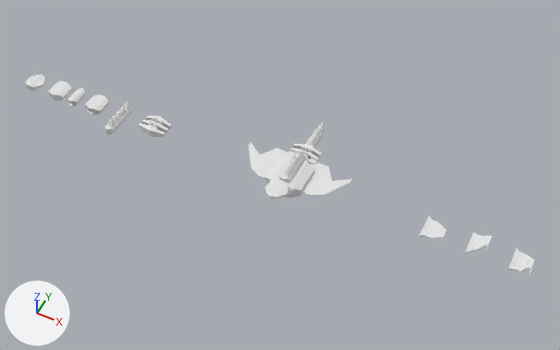
The Blender file Assets/ModelsBlendFiles/modularShip.blend, before and after one commit.
Both versions are drawn from a 50 mm camera at (21.5, -45.3, 56.3) aimed at (-1.5, 0.7, -1.3). The lights are fixed; the arrows at lower left show +X, +Y and +Z.

Before the edit, the objects in view are built like this:
```python
ob_cube_001 = bpy.data.objects.new('Cube.001', me_cube_001)
ob_cube_001.location = (-27.52, 0.0, 0.0)
ob_cube_002 = bpy.data.objects.new('Cube.002', me_cube_002)
ob_cube_002.location = (-30.8, 0.0, 0.0)
ob_cube_003 = bpy.data.objects.new('Cube.003', me_cube_003)
ob_cube_003.location = (-15.46, 0.0, 0.0)
ob_cube_004 = bpy.data.objects.new('Cube.004', me_cube_004)
ob_cube_004.location = (-19.41, 0.0, 0.0)
ob_cube_005 = bpy.data.objects.new('Cube.005', me_cube_005)
ob_cube_005.location = (-25.32, -0.01, 0.0)
ob_cube_006 = bpy.data.objects.new('Cube.006', me_cube_006)
ob_cube_006.location = (-22.73, -0.01, 0.0)
ob_cube_007 = bpy.data.objects.new('Cube.007', me_cube_007)
ob_cube_007.location = (18.93, 0.0, 0.0)
ob_cube_008 = bpy.data.objects.new('Cube.008', me_cube_008)
ob_cube_008.location = (14.66, 0.0, 0.0)
ob_cube_009 = bpy.data.objects.new('Cube.009', me_cube_009)
ob_cube_009.location = (22.88, 0.0, 0.0)
# also in view: 'Cube.012' at (0.1, -3.1, 1.2); 'Cube.010' at (0.0, 0.0, 0.0); 'Cube.013' at (3.2, 0.7, 0.0); 'Cube.016' at (0.0, 0.4, 1.1); 'Cube.014' at (-3.2, 0.7, 0.0)
```
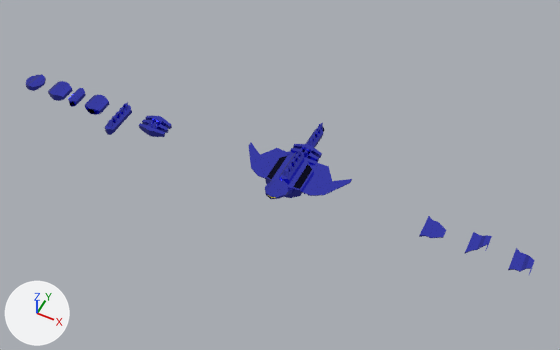
Commit message: Colorized ship model

Where the change shows, as pixel boxes [x1, y1, x2, y2] in the pictures (560 x 350 px):
'Cube.013', recoloured (white to blue): [302, 158, 352, 196] in both
'Cube.014', recoloured (white to blue): [248, 143, 295, 179] in both
'Cube.003', recoloured (white to blue): [139, 116, 172, 137] in both
'Cube.004', recoloured (white to blue): [105, 102, 132, 135] in both
'Cube.016', recoloured (white to blue): [279, 149, 304, 183] in both
'Cube.009', recoloured (white to blue): [508, 248, 535, 275] in both
'Cube.008', recoloured (white to blue): [419, 216, 446, 238] in both
'Cube.015', recoloured (white to blue): [288, 144, 322, 165] in both
'Cube.006', recoloured (white to blue): [85, 95, 109, 115] in both
'Cube.001', recoloured (white to blue): [48, 81, 73, 101] in both
'Cube.007', recoloured (white to blue): [465, 232, 492, 254] in both
'Cube.002', recoloured (white to blue): [26, 74, 46, 91] in both
'Cube.005', recoloured (white to blue): [68, 88, 86, 107] in both
part 1 of me_cube_010, added: after [291, 162, 314, 191]
part 2 of me_cube_010, added: after [266, 155, 289, 180]
part 3 of me_cube_010, recoloured (white to blue): [266, 155, 314, 198] in both
part 4 of me_cube_012, recoloured (white to blue): [265, 179, 288, 199] in both
part 5 of me_cube_017, recoloured (white to blue): [306, 122, 323, 148] in both

The change, as a diff of the scene's bpy script:
```diff
--- a/Assets/ModelsBlendFiles/modularShip.blend.py
+++ b/Assets/ModelsBlendFiles/modularShip.blend.py
@@ me_cube_001 @@
 me_cube_001.from_pydata(...)  # 12 vertices, 9 faces; spans x 0.0..1.0, y -1.15..1.15, z -0.41..0.41
-me_cube_001.materials.append(mat_material)  # white #e7e7e7
+me_cube_001.materials.append(mat_base)  # blue #5358e7
@@ me_cube_002 @@
 me_cube_002.from_pydata(...)  # 12 vertices, 9 faces; spans x 0.0..1.0, y -1.15..1.15, z -0.3..0.37
-me_cube_002.materials.append(mat_material)  # white #e7e7e7
+me_cube_002.materials.append(mat_base)  # blue #5358e7
@@ me_cube_003 @@
 me_cube_003.from_pydata(...)  # 52 vertices, 45 faces; spans x 0.0..1.49, y -1.15..1.15, z -0.41..0.81
-me_cube_003.materials.append(mat_material)  # white #e7e7e7
+me_cube_003.materials.append(mat_base)  # blue #5358e7
@@ me_cube_004 @@
 me_cube_004.from_pydata(...)  # 92 vertices, 74 faces; spans x 0.0..0.53, y -2.91..1.15, z -0.41..0.85
-me_cube_004.materials.append(mat_material)  # white #e7e7e7
+me_cube_004.materials.append(mat_base)  # blue #5358e7
@@ me_cube_005 @@
 me_cube_005.from_pydata(...)  # 36 vertices, 29 faces; spans x 0.0..0.53, y -1.15..1.15, z -0.41..0.41
-me_cube_005.materials.append(mat_material)  # white #e7e7e7
+me_cube_005.materials.append(mat_base)  # blue #5358e7
@@ me_cube_006 @@
 me_cube_006.from_pydata(...)  # 36 vertices, 29 faces; spans x 0.0..1.0, y -1.15..1.15, z -0.41..0.41
-me_cube_006.materials.append(mat_material)  # white #e7e7e7
+me_cube_006.materials.append(mat_base)  # blue #5358e7
@@ me_cube_007 @@
 me_cube_007.from_pydata(...)  # 28 vertices, 26 faces; spans x -1.0..0.65, y -1.29..1.37, z -0.12..0.33
-me_cube_007.materials.append(mat_material)  # white #e7e7e7
+me_cube_007.materials.append(mat_base)  # blue #5358e7
@@ me_cube_008 @@
 me_cube_008.from_pydata(...)  # 20 vertices, 18 faces; spans x -1.0..1.0, y -1.29..1.29, z -0.12..0.12
-me_cube_008.materials.append(mat_material)  # white #e7e7e7
+me_cube_008.materials.append(mat_base)  # blue #5358e7
@@ me_cube_009 @@
 me_cube_009.from_pydata(...)  # 28 vertices, 26 faces; spans x -1.0..0.81, y -1.33..1.29, z -0.12..0.33
-me_cube_009.materials.append(mat_material)  # white #e7e7e7
+me_cube_009.materials.append(mat_base)  # blue #5358e7
@@ me_cube_010 @@
 # used by ob_cube_010; location = (-0.05, 0.0, 0.0); scale = (1.88, 1.88, 1.88)
-me_cube_010.from_pydata(...)  # 20 vertices, 18 faces; spans x -1.0..1.0, y -1.15..1.15, z -0.41..0.41
+me_cube_010.from_pydata(...)  # 36 vertices, 34 faces; spans x -1.0..1.0, y -1.15..1.15, z -0.41..0.41
+# me_cube_010 part 1: 8 vertices added at x 0.59..0.93, y -0.88..0.88, z 0.21..0.37
+# me_cube_010 part 2: 8 vertices added at x -0.94..-0.58, y -0.9..0.9, z 0.21..0.38
+# me_cube_010 part 3: 16 faces spanning x -1.0..1.0, y -1.15..1.15, z -0.41..0.41 switch from mat_material (white #e7e7e7) to mat_base (blue #5358e7)
+me_cube_010.materials.append(mat_black)  # black #090a20
@@ me_cube_012 @@
 # used by ob_cube_012; location = (0.08, -3.14, 1.27); rotation_euler = (2.976, 0.0, 0.0), in degrees (171, 0, 0); scale = (1.07, 1.07, 1.07)
-me_cube_012.from_pydata(...)  # 20 vertices, 18 faces; spans x -1.0..1.0, y -1.15..1.15, z -0.3..0.37
+me_cube_012.from_pydata(...)  # 32 vertices, 30 faces; spans x -1.0..1.0, y -1.15..1.15, z -0.3..0.37
+# me_cube_012 part 4: 16 faces spanning x -1.0..1.0, y -1.15..1.15, z -0.3..0.37 switch from mat_material (white #e7e7e7) to mat_base (blue #5358e7)
+me_cube_012.materials.append(mat_yellow)  # yellow #e7e130
@@ me_cube_013 @@
 me_cube_013.from_pydata(...)  # 20 vertices, 18 faces; spans x -1.0..1.33, y -1.29..1.29, z -0.12..0.12
-me_cube_013.materials.append(mat_material)  # white #e7e7e7
+me_cube_013.materials.append(mat_base)  # blue #5358e7
@@ me_cube_015 @@
 me_cube_015.from_pydata(...)  # 92 vertices, 90 faces; spans x -1.49..1.49, y -1.15..1.15, z -0.41..0.81
-me_cube_015.materials.append(mat_material)  # white #e7e7e7
+me_cube_015.materials.append(mat_base)  # blue #5358e7
@@ me_cube_016 @@
 me_cube_016.from_pydata(...)  # 150 vertices, 148 faces; spans x -0.53..0.53, y -2.91..1.15, z -0.41..0.85
-me_cube_016.materials.append(mat_material)  # white #e7e7e7
+me_cube_016.materials.append(mat_base)  # blue #5358e7
@@ me_cube_017 @@
 me_cube_017.from_pydata(...)  # 150 vertices, 148 faces; spans x -0.53..0.53, y -2.91..1.15, z -0.41..0.85
 # used by ob_cube_017; location = (-0.01, 6.56, 0.0); scale = (0.886, 0.886, 0.886)
+# me_cube_017 part 5: 134 of the faces centred in x -0.53..0.53, y -2.83..0.86, z -0.41..0.85 switch from mat_material (white #e7e7e7) to mat_base (blue #5358e7)
+me_cube_017.materials.append(mat_black)  # black #090a20
@@ me_cube_018 @@
 me_cube_018.from_pydata(...)  # 20 vertices, 18 faces; spans x -1.0..1.33, y -1.29..1.29, z -0.12..0.12
-me_cube_018.materials.append(mat_material)  # white #e7e7e7
+me_cube_018.materials.append(mat_base)  # blue #5358e7
```
